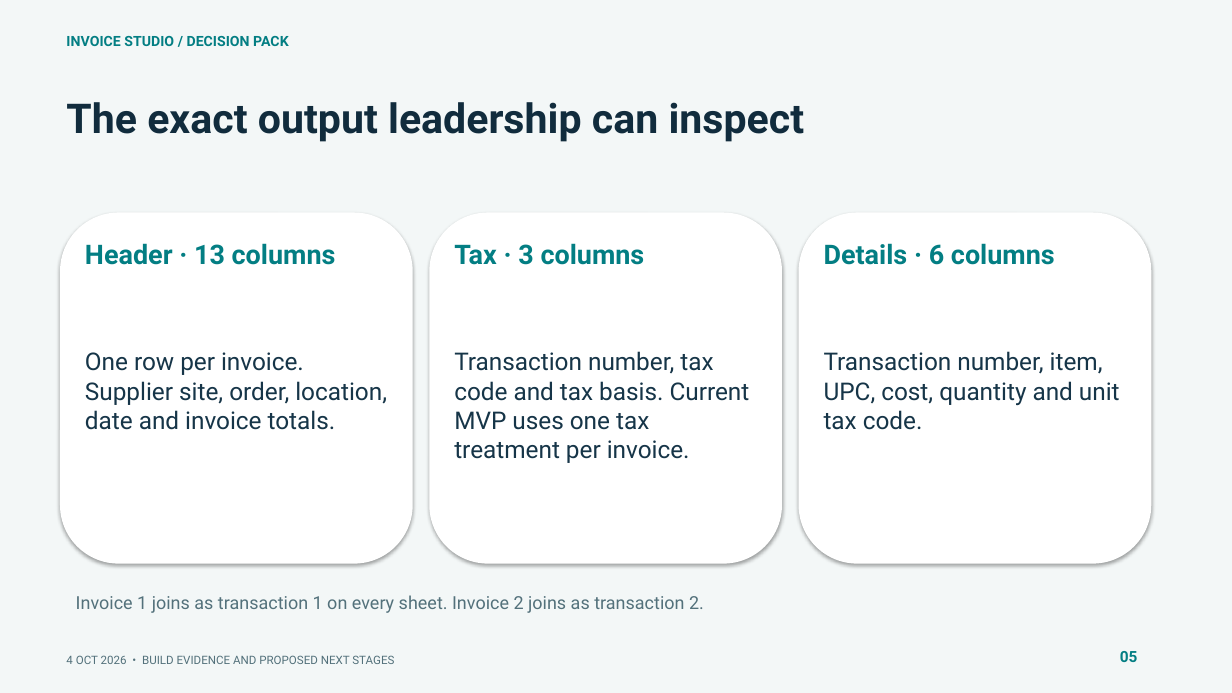
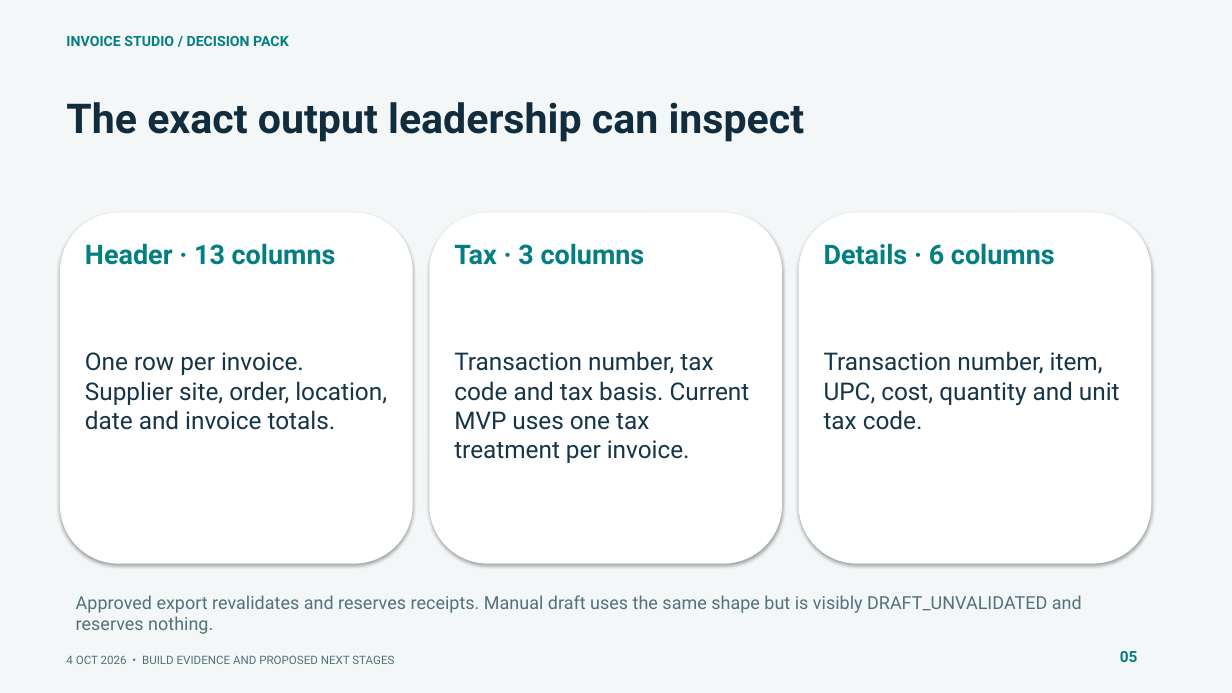
Before and after one commit to muttonkodibiriyani/Inv_studio, a slide deck: slide 5 of docs/delivery/Invoice_Studio_SLT.pptx. Drawn at 1232x693 pixels with LibreOffice and Linux fonts; fonts in the diff are those of the drawing. Boxes give left, top, right and bottom in pixels: in the first picture for what was removed or moved away, otherwise in the second. Text is boxed around its words. In the diff, an @@ line names an element or a change of style, - is before the commit and + after.

Commit message:
Add name-based reference discovery, manual workbook drafts and clearer extraction review

```diff
--- a/docs/delivery/Invoice_Studio_SLT.pptx
+++ b/docs/delivery/Invoice_Studio_SLT.pptx
@@ text at (76, 595, 1082, 634): text changed @@
-Invoice 1 joins as transaction 1 on every sheet. Invoice 2 joins as transaction 2.
+Approved export revalidates and reserves receipts. Manual draft uses the same shape but is visibly DRAFT_UNVALIDATED and reserves nothing.
```
Also in this commit, not shown: 9 other slides changed, 2 slides added, 33 other files.
